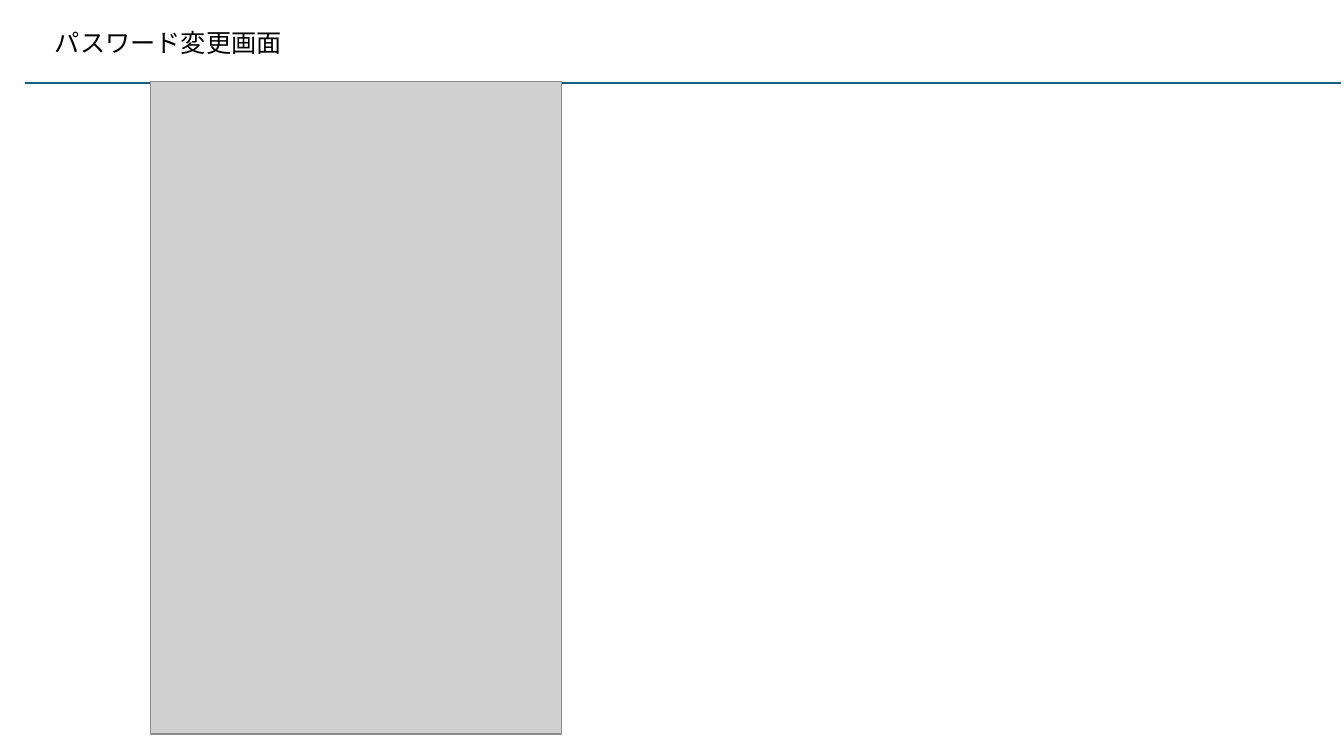
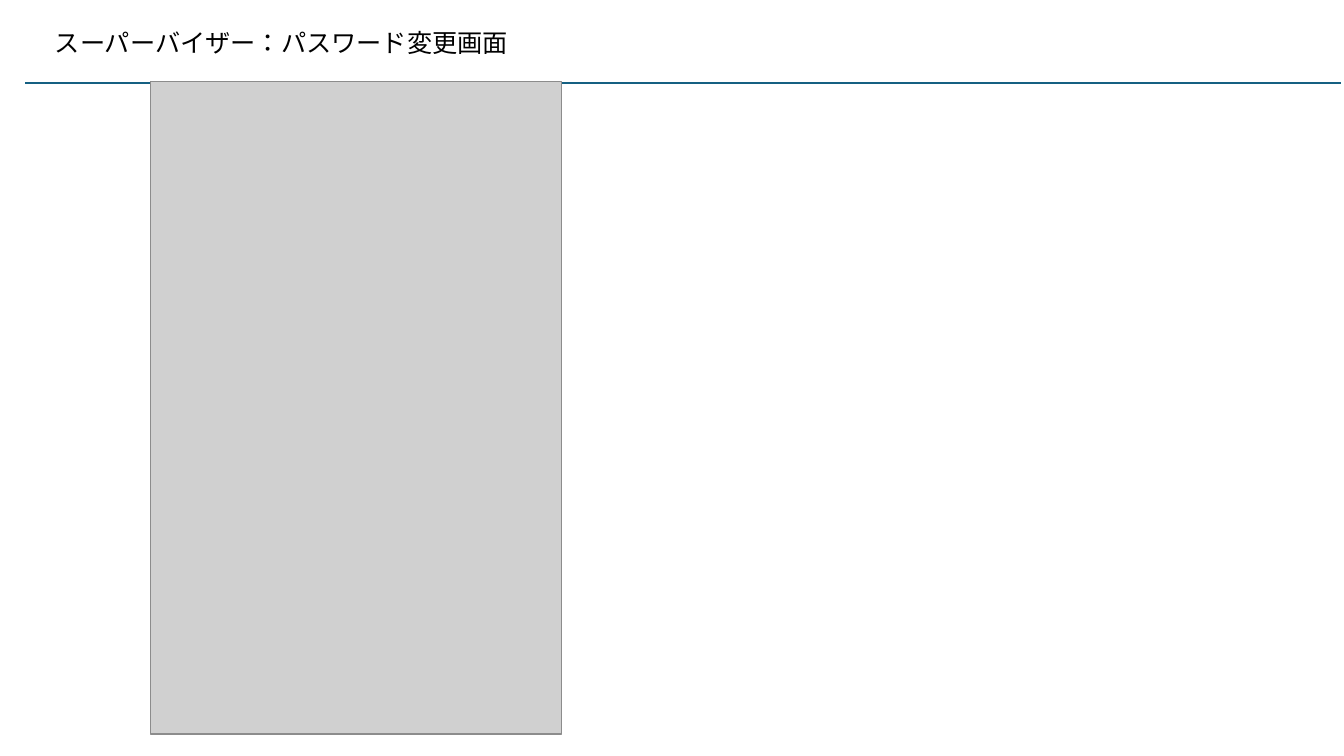
Before and after one commit to kaze-lab/museum_app_proj, a slide deck: slide 10 of 展示物アプリ仕様.pptx. Drawn at 1344x756 pixels with LibreOffice and Linux fonts; fonts in the diff are those of the drawing; grey boxes stand for pictures. Boxes give left, top, right and bottom in pixels: in the first picture for what was removed or moved away, otherwise in the second. Text is boxed around its words. In the diff, an @@ line names an element or a change of style, - is before the commit and + after.

```diff
--- a/展示物アプリ仕様.pptx
+++ b/展示物アプリ仕様.pptx
@@ text at [55, 30, 508, 54]: text changed @@
-パスワード変更画面
+スーパーバイザー：パスワード変更画面
```
Also in this commit, not shown: 3 other slides changed, 4 slides added, 1 slide removed, 5 other files.
